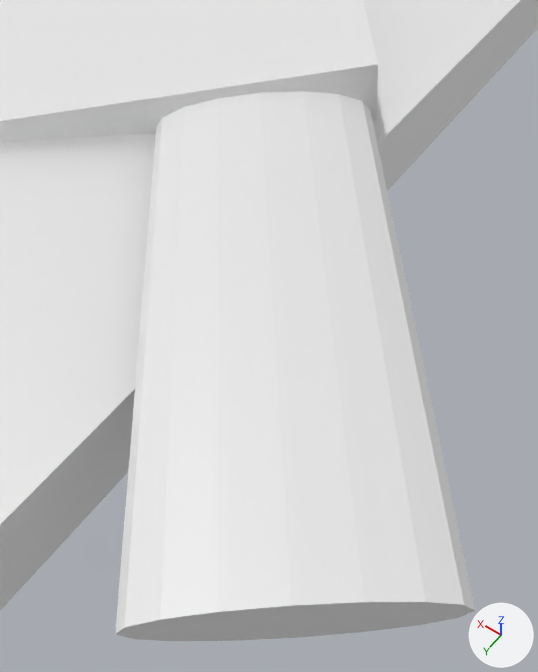
The Blender file scenes/chopping_board.blend: old version first, new version second.
Rendered twice from a 50 mm camera at (-13.77, 1.96, 3.41) aimed at (-12.33, -0.05, 0.25). Arrows for +X, +Y and +Z are at lower right; the lights stay in place.

Names of what the first picture shows: 'chopping_board', 'handle', 'kitchen_knife'.
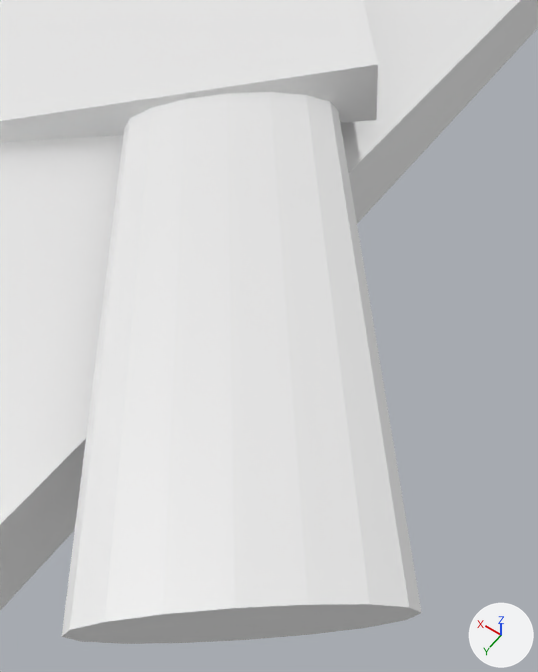
Where the change shows, as pixel boxes (x1, y1, x2, y2) in the pictures (538 x 672 px):
'handle', moved
    before: (115, 91, 475, 641)
    after: (62, 92, 422, 644)

The change, as a diff of the scene's bpy script:
```diff
--- a/scenes/chopping_board.blend.py
+++ b/scenes/chopping_board.blend.py
@@ ob_handle @@
 ob_handle.matrix_parent_inverse = Matrix(((0.153, -0.198, -0.00119, 0.489), (0.394, 0.305, -0.0463, 4.264), (0.38, 0.264, 4.978, 1.622), (0.0, 0.0, 0.0, 1.0)))
-ob_handle.location = (-12.15, -0.32, 0.508)
+ob_handle.location = (-11.99, -0.195, 0.508)
 ob_handle.rotation_euler = (1.571, 0.0698, 0.663)  # degrees (90, 4, 38)
```
